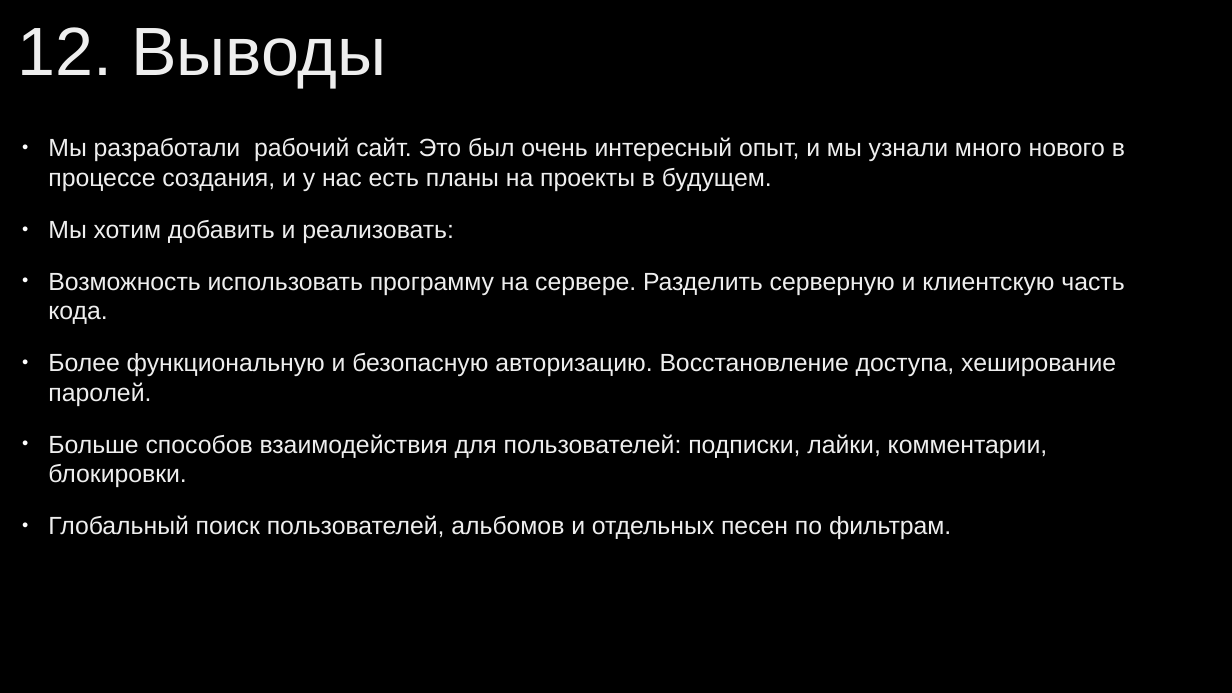
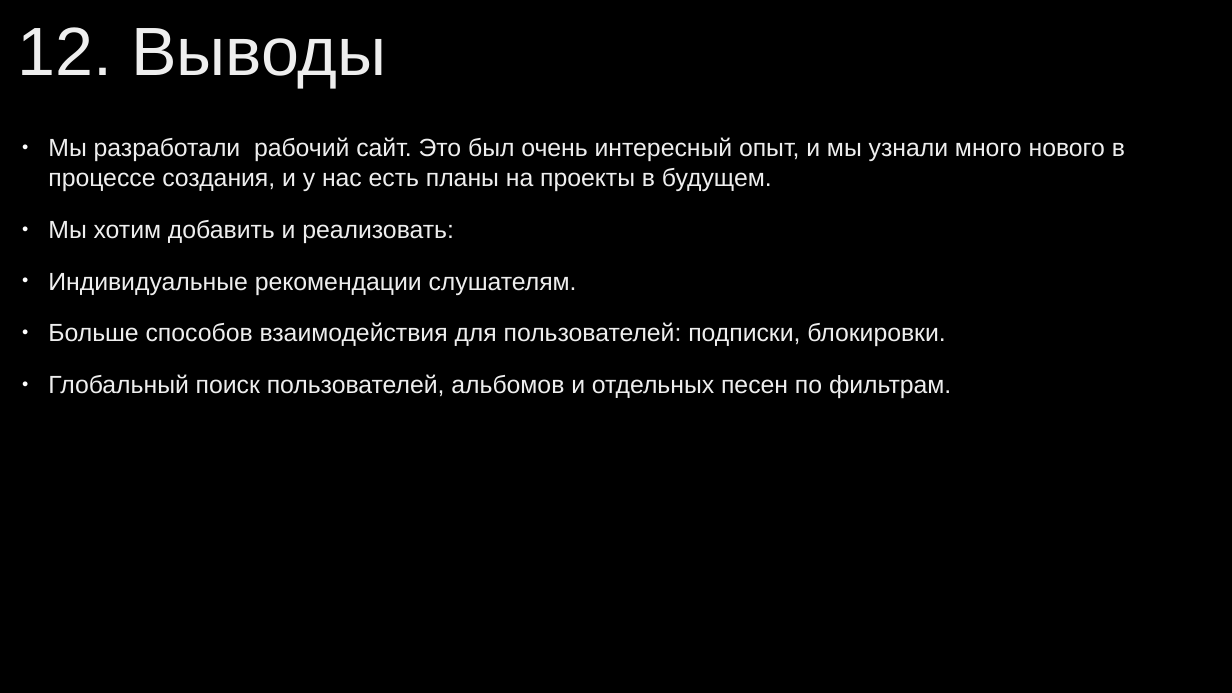
Before and after one commit to gepron1x/blacklandradio2, a slide deck: slide 11 of media/presentation-.odp (slide 10 before the commit). Drawn at 1232x693 pixels with LibreOffice and Linux fonts; fonts in the diff are those of the drawing. Boxes give left, top, right and bottom in pixels: in the first picture for what was removed or moved away, otherwise in the second. Text is boxed around its words. In the diff, an @@ line names an element or a change of style, - is before the commit and + after.

```diff
--- a/media/presentation-.odp
+++ b/media/presentation-.odp
@@ text in free at bbox=[48, 273, 945, 346]: text changed @@
-● Возможность использовать программу на сервере. Разделить серверную и клиентскую часть кода.
-● Более функциональную и безопасную авторизацию. Восстановление доступа, хеширование паролей.
-● Больше способов взаимодействия для пользователей: подписки, лайки, комментарии, блокировки.
+● Индивидуальные рекомендации слушателям.
+● Больше способов взаимодействия для пользователей: подписки, блокировки.
```
Also in this commit, not shown: 6 other slides changed, 1 slide added, 25 other files.
